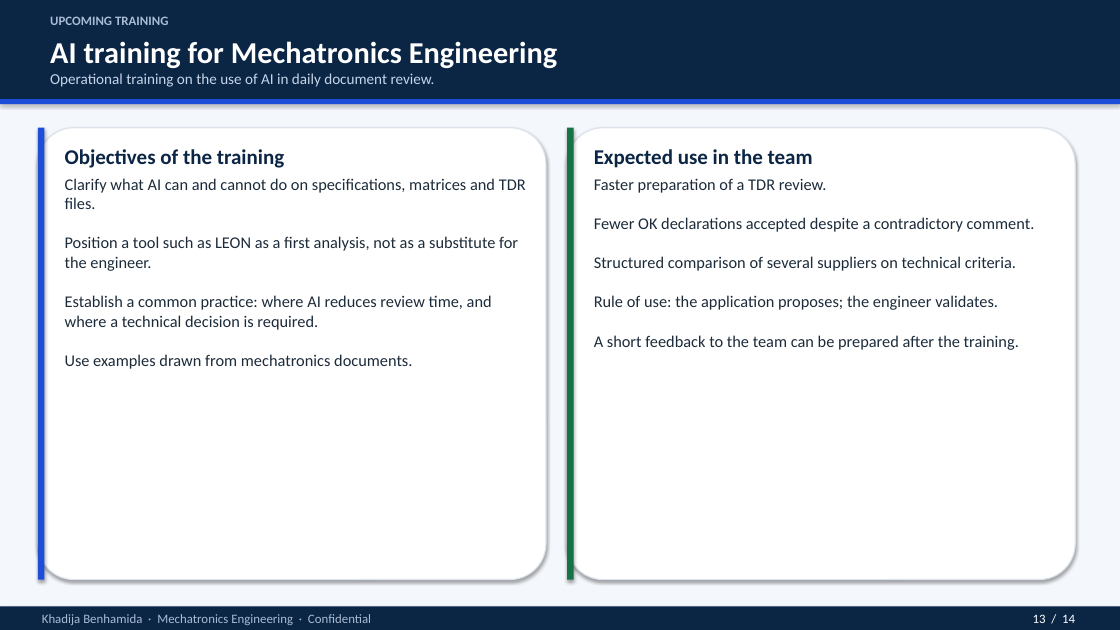
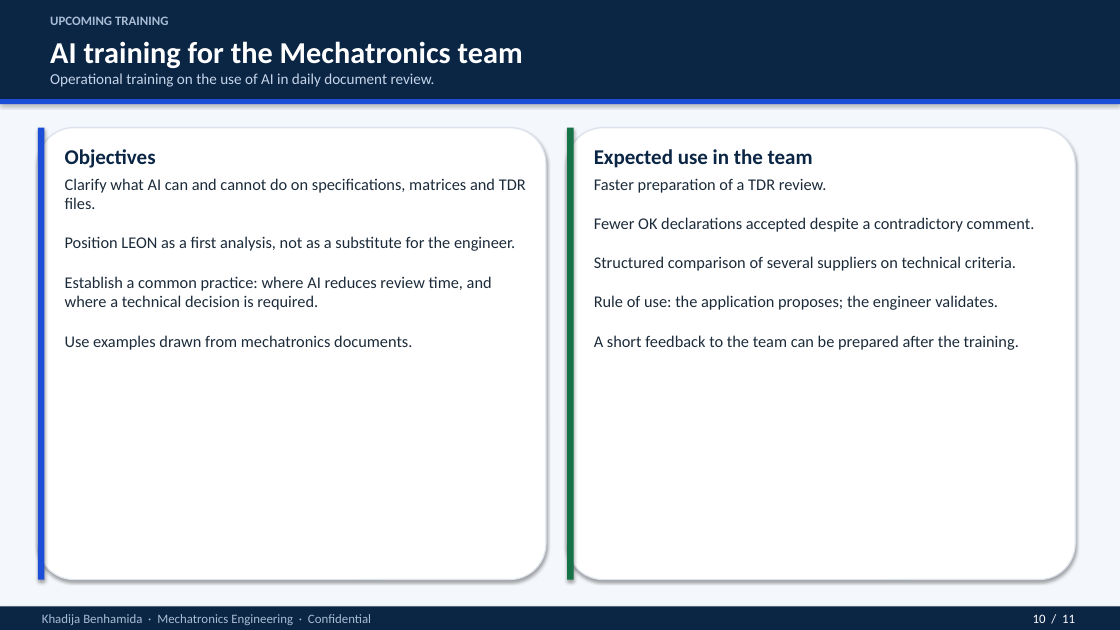
Before and after one commit to Rihabbbbbbbbb/leon_spec, a slide deck: slide 10 of docs/LEON_intro_for_non_specialists.pptx (slide 13 before the commit). Drawn at 1120x630 pixels with LibreOffice and Linux fonts; fonts in the diff are those of the drawing. Boxes give left, top, right and bottom in pixels: in the first picture for what was removed or moved away, otherwise in the second. Text is boxed around its words. In the diff, an @@ line names an element or a change of style, - is before the commit and + after.

```diff
--- a/docs/LEON_intro_for_non_specialists.pptx
+++ b/docs/LEON_intro_for_non_specialists.pptx
@@ text at (50,41,523,68): text changed @@
-AI training for Mechatronics Engineering
+AI training for the Mechatronics team
@@ text at (65,149,156,168): text changed @@
-Objectives of the training
+Objectives
@@ text at (65,178,526,350): text changed @@
-Clarify what AI can and cannot do on specifications, matrices and TDR files.
-Position a tool such as LEON as a first analysis, not as a substitute for the engineer.
-Establish a common practice: where AI reduces review time, and where a technical decision is required.
-Use examples drawn from mechatronics documents.
+Clarify what AI can and cannot do on specifications, matrices and TDR files.
+Position LEON as a first analysis, not as a substitute for the engineer.
+Establish a common practice: where AI reduces review time, and where a technical decision is required.
+Use examples drawn from mechatronics documents.
@@ text at (1033,614,1075,623): text changed @@
-13 / 14
+10 / 11
```
Also in this commit, not shown: 10 other slides changed, 3 slides removed, 1 other file.
